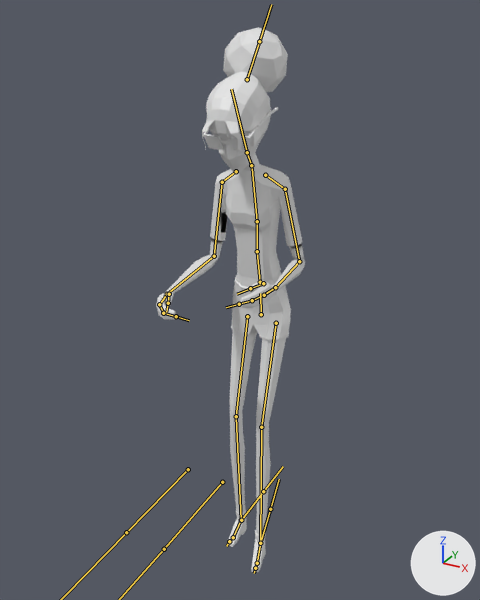
Renders of the FBX model Assets/Resources/Models/Players/New Models/Nerd.fbx from each side of a commit.
Before and after are seen from a camera (50 mm lens) standing at (2.87, -5.53, 5.96) and looking at (-0.08, -0.16, 3.28). Every picture has the same lights, and +X, +Y and +Z are marked at lower right. Both versions are drawn at frame 6 of the action 'Armature|Corrupted'; the numbers are the values there. The bones that bend it are drawn over the model as lines.

In view in the first picture: 'Body'.
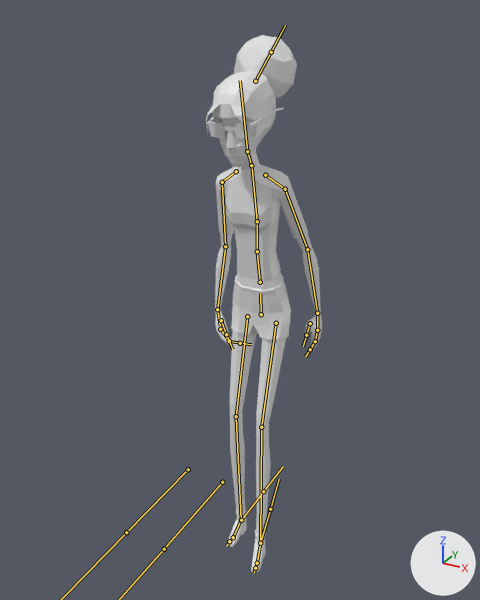
The change in detail:
Bone 'Neck' (bone_neck) turns from (5, 2, 2) to (-1, 1, 1) degrees about its own x, y and z.
Bone 'Head' (bone_head) turns from (3, 0, 0) to (-5, 0, 1) degrees about its own x, y and z.
Bone 'UpperArm.L' (bone_upperarm_l) turns from (10, 0, -66) to (-5, 2, -67) degrees about its own x, y and z.
Bone 'LowerArm.L' (bone_lowerarm_l) turns from (104, -9, -8) to (19, -3, 0) degrees about its own x, y and z.
Bone 'UpperArm.R' (bone_upperarm_r) turns from (16, 1, 66) to (-2, -1, 67) degrees about its own x, y and z.
Bone 'LowerArm.R' (bone_lowerarm_r) turns from (75, 8, 4) to (19, 3, 0) degrees about its own x, y and z.

Location of each change, (x1, y1, x2, y2) in pixels of the pictures (480 x 600 px):
'Body', posed (22% narrower): before (156, 27, 305, 572); after (206, 35, 322, 572)
bone 'Neck', root to tip: before (251, 165) to (247, 152); after (251, 165) to (247, 151)
bone 'Head', root to tip: before (247, 152) to (231, 89); after (247, 151) to (240, 80)
bone 'UpperArm.L', root to tip: before (285, 189) to (299, 261); after (285, 189) to (307, 249)
bone 'LowerArm.L', root to tip: before (299, 261) to (275, 287); after (307, 249) to (317, 313)
bone 'UpperArm.R', root to tip: before (222, 182) to (214, 256); after (222, 182) to (225, 246)
bone 'LowerArm.R', root to tip: before (214, 256) to (167, 294); after (225, 246) to (217, 309)
